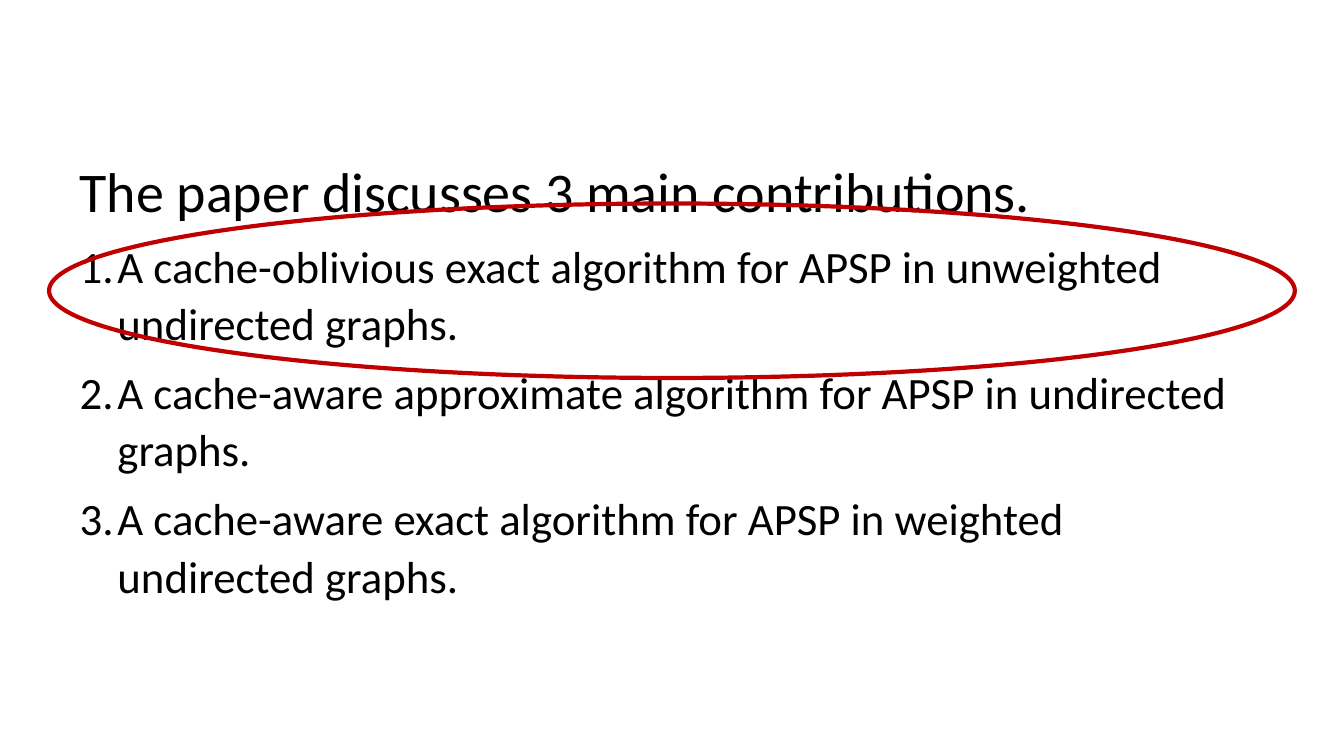
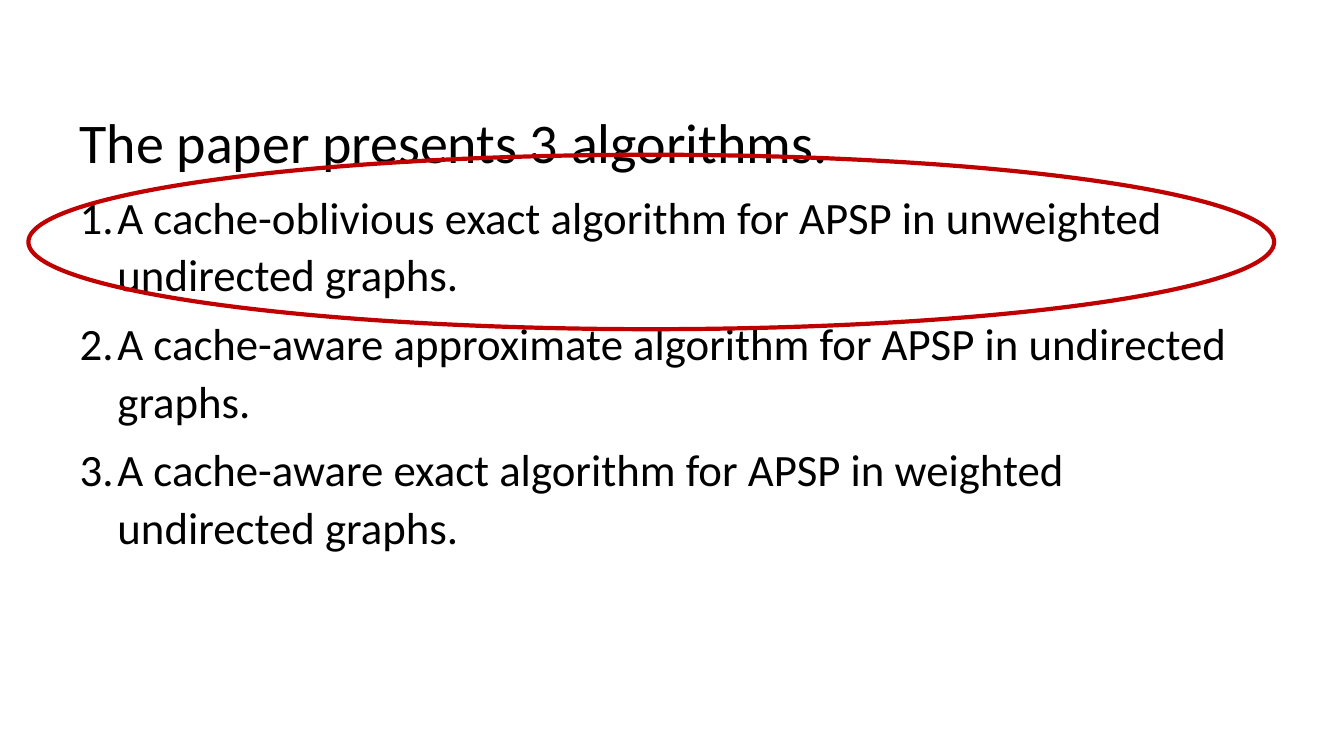
Before and after one commit to KSDeng/CS5234_miniproject, a slide deck: slide 2 of slide.pptx. Drawn at 1344x756 pixels with LibreOffice and Linux fonts; fonts in the diff are those of the drawing. Boxes give left, top, right and bottom in pixels: in the first picture for what was removed or moved away, otherwise in the second. Text is boxed around its words. In the diff, an @@ line names an element or a change of style, - is before the commit and + after.

```diff
--- a/slide.pptx
+++ b/slide.pptx
@@ text "The paper presents 3 algorithms.": place and size @@
-text "The paper presents 3 algorithms." at bbox=[80, 173, 1226, 601]
+text "The paper presents 3 algorithms." at bbox=[80, 124, 1226, 552]
@@ text at bbox=[80, 124, 827, 176]: text changed @@
-The paper discusses 3 main contributions.
+The paper presents 3 algorithms.
@@ ellipse: place and size @@
-ellipse at bbox=[49, 204, 1296, 378]
+ellipse at bbox=[28, 155, 1274, 330]
```
Also in this commit, not shown: 10 other slides changed, 13 slides added, 4 slides removed, 1 other file.
